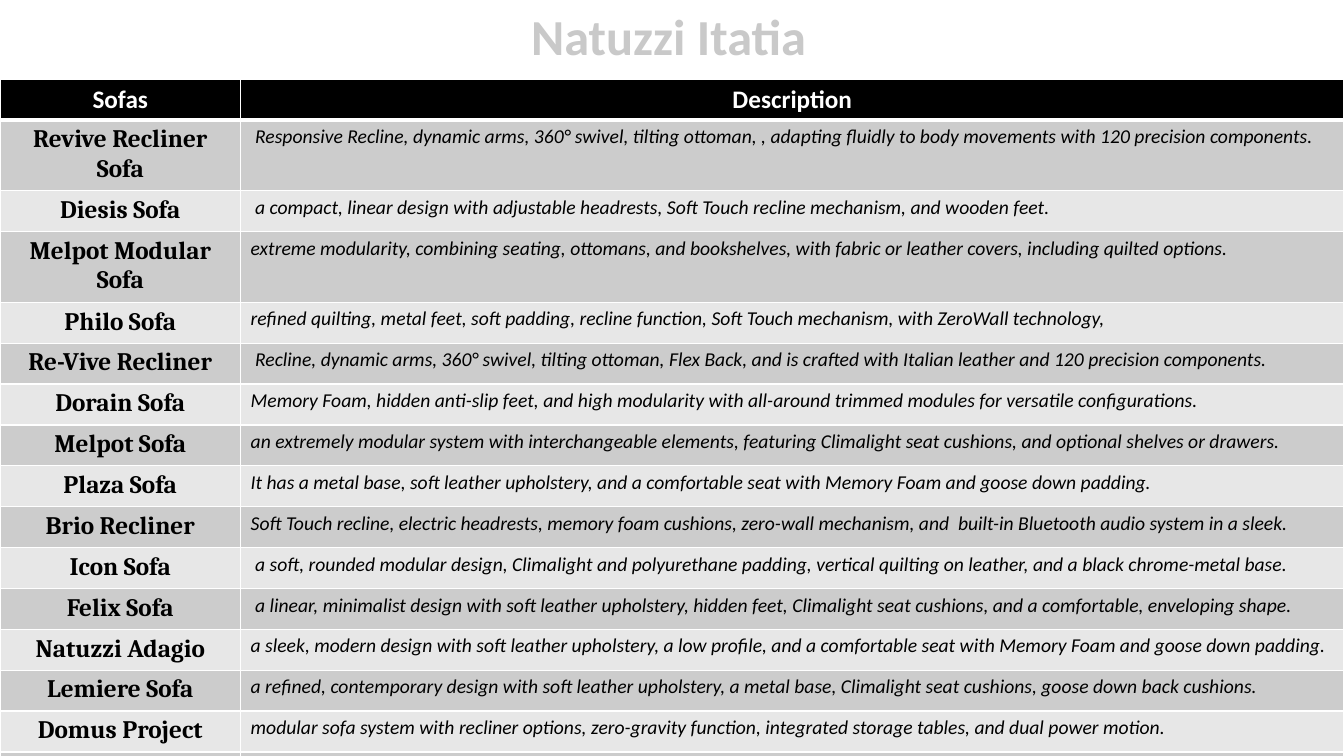
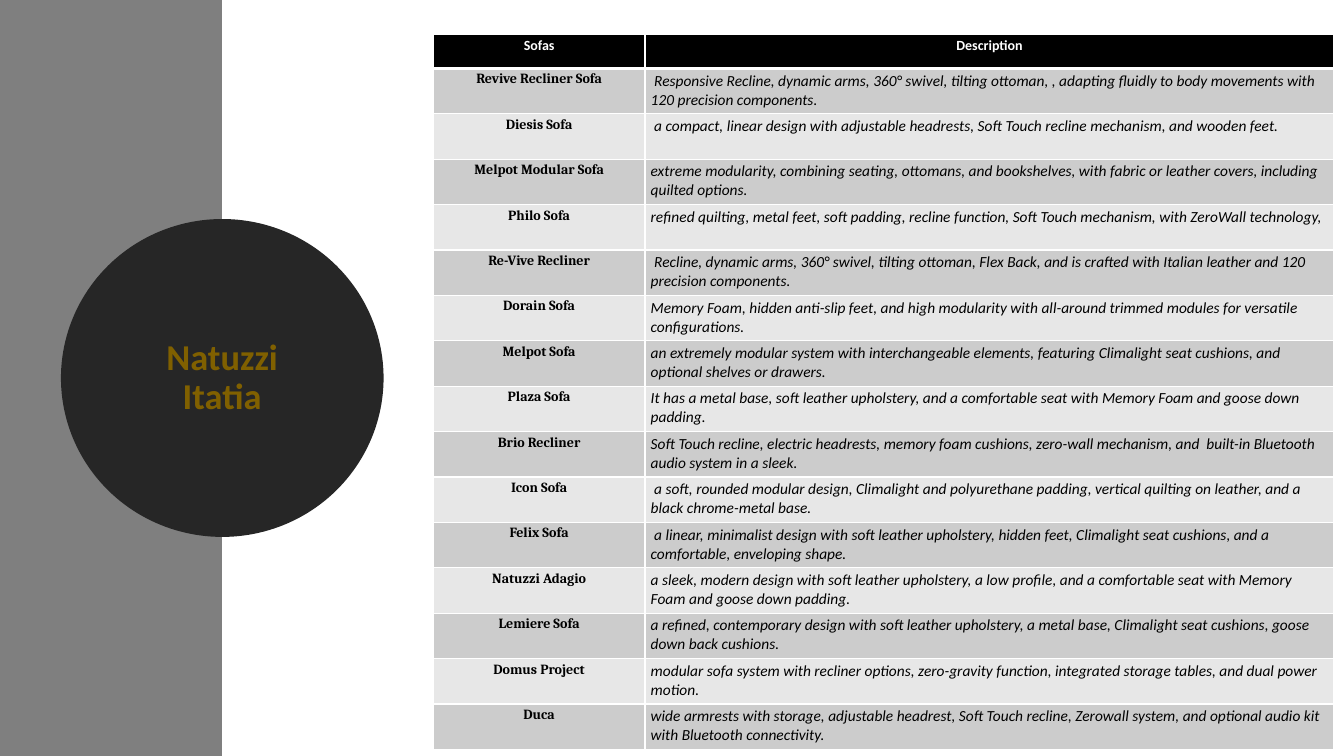
Before and after one commit to arifjunaid039/Oxford-sofas, a slide deck: slide 9 of Presentation/Oxford sofas ppt.pptx. Drawn at 1344x756 pixels with LibreOffice and Linux fonts; fonts in the diff are those of the drawing. Boxes give left, top, right and bottom in pixels: in the first picture for what was removed or moved away, otherwise in the second. Text is boxed around its words. In the diff, an @@ line names an element or a change of style, - is before the commit and + after.

```diff
--- a/Presentation/Oxford sofas ppt.pptx
+++ b/Presentation/Oxford sofas ppt.pptx
@@ rectangle added at (0,0,222,756), fill #7F7F7F @@
@@ table at (434,34,1334,749) @@
@@ size 18 to 10 pt in "Sofas", "Description", "Revive Recliner Sofa", "Diesis Sofa" and 13 more places @@
@@ size 14 to 11 pt in "Responsive Recline, dynamic arms, 360° swivel, tilting ...", "a compact, linear design with adjustable headrests, ...", "extreme modularity, combining seating, ottomans, and bookshe ...", "refined quilting, metal feet, soft padding, recline ..." and 11 more places @@
@@ table: place and size @@
-table at (0,80,1344,756)
+table at (434,34,1334,749)
@@ ellipse "Natuzzi Itatia": place and size @@
-ellipse "Natuzzi Itatia" at (531,20,806,55)
+ellipse "Natuzzi Itatia" at (71,229,374,527)
@@ ellipse "Natuzzi Itatia" at (71,229,374,527): size 36 to 26 pt, text colour #C9C9C9 to #806000; line spacing 1 to 0.9; more space between paragraphs; vertical alignment top to middle; fill none to #262626; outline none to #262626 13.75 pt @@
```
Also in this commit, not shown: 6 other slides changed, 11 other files.
